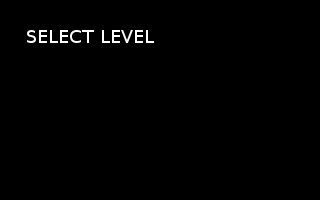
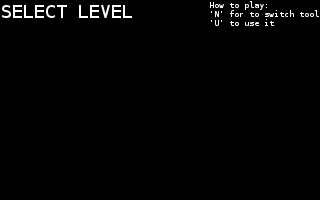
Two versions of the same layered image (320 × 200). Layer-by-layer changes:
painted on "SELECT LEVEL" over box(2, 5, 154, 43)
added layer "How to play: ..." above "Hintergrund" over box(210, 1, 319, 26)
